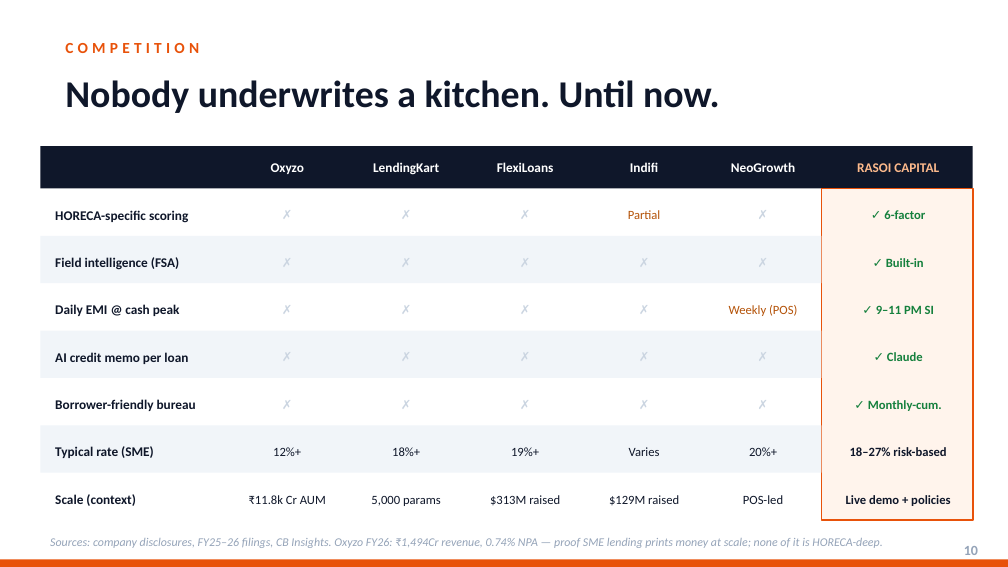
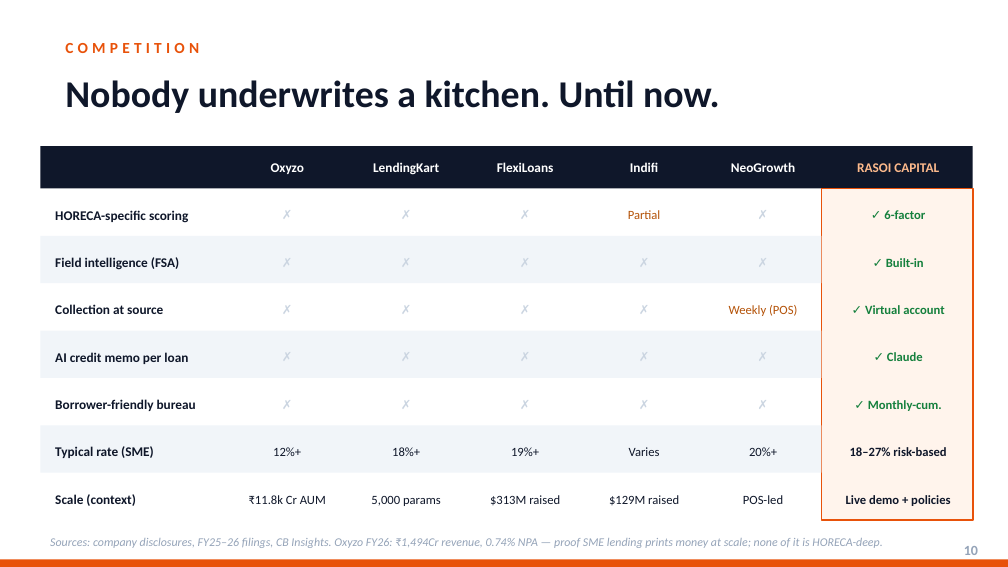
Before and after one commit to askgogo84/RasoiCapital, a slide deck: slide 10 of public/RasoiCapital_PitchDeck.pptx (slide 12 before the commit). Drawn at 1008x567 pixels with LibreOffice and Linux fonts; fonts in the diff are those of the drawing. Boxes give left, top, right and bottom in pixels: in the first picture for what was removed or moved away, otherwise in the second. Text is boxed around its words. In the diff, an @@ line names an element or a change of style, - is before the commit and + after.

```diff
--- a/public/RasoiCapital_PitchDeck.pptx
+++ b/public/RasoiCapital_PitchDeck.pptx
@@ text at (55, 304, 163, 314): text changed @@
-Daily EMI @ cash peak
+Collection at source
@@ text at (865, 305, 944, 314): text changed @@
-✓ 9–11 PM SI
+✓ Virtual account
```
Also in this commit, not shown: 7 other slides changed, 1 slide added, 2 slides removed.
